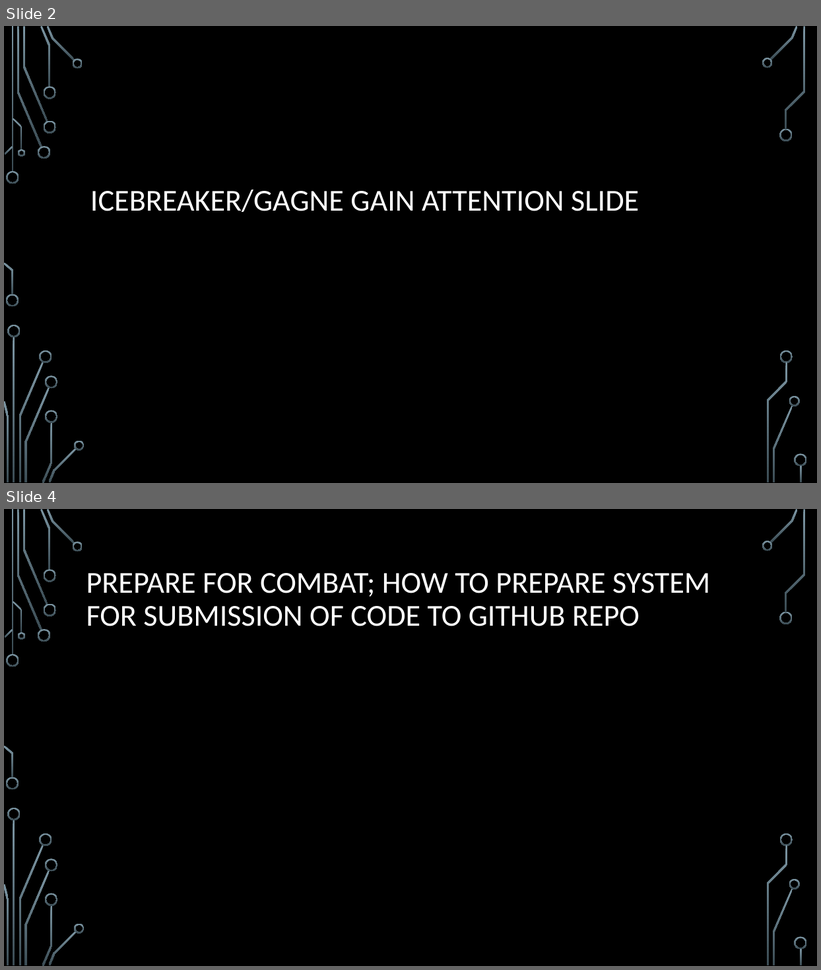
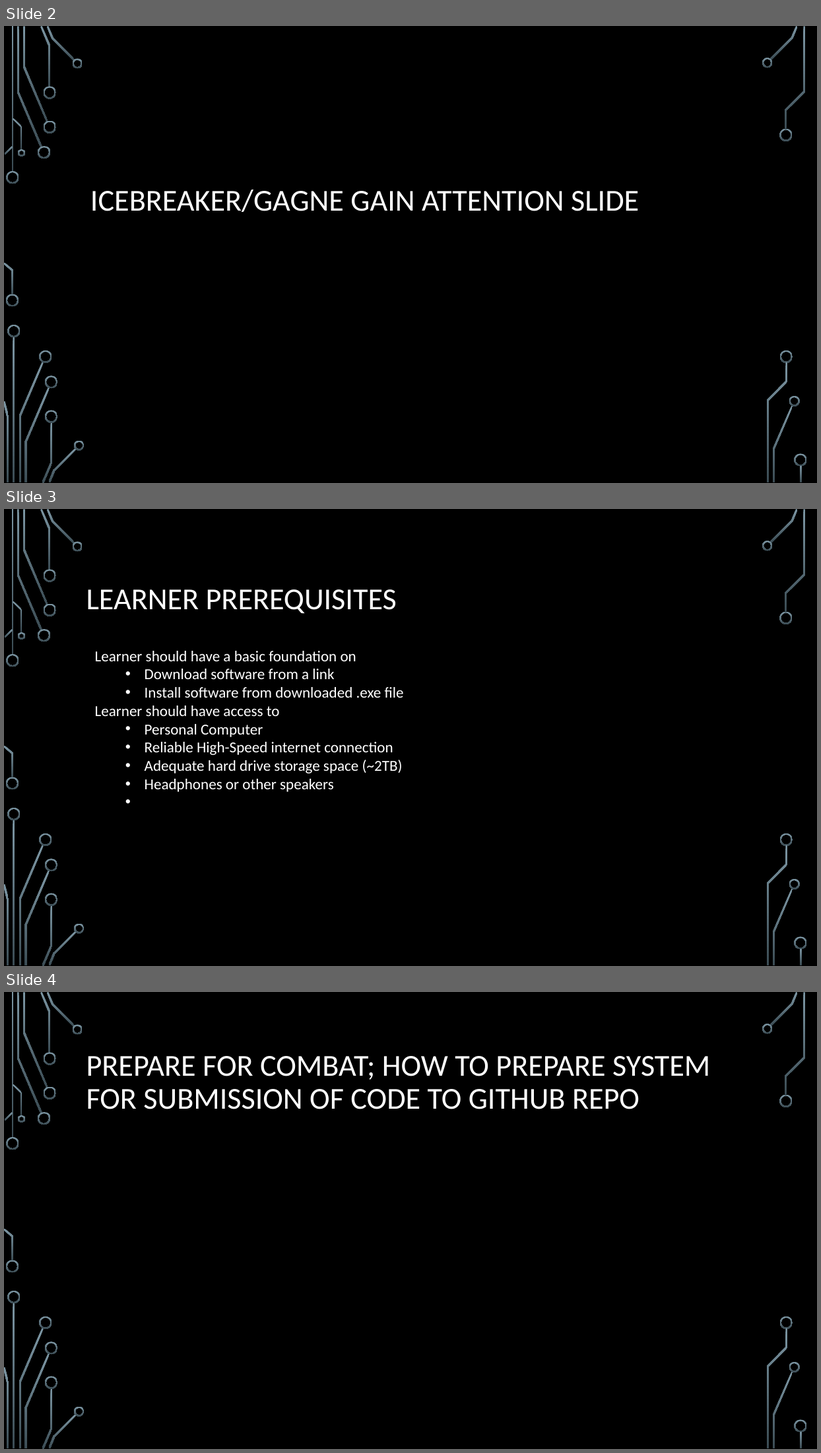
Before and after one commit to hooksta4/refactored-octo-broccoli, a slide deck: Course Materials/Github.pptx. Shown one above the other, each under a label of ours: slides 2 and 4 before the commit, slides 2, 3 and 4 after it; the slides between them are not shown. The pictures are 821x970 and 821x1453 pixels, drawn with LibreOffice and Linux fonts; fonts in the diff are those of the drawing; background and template pictures are left out. Boxes give left, top, right and bottom in pixels: in the first picture for what was removed or moved away, otherwise in the second. Text is boxed around its words. In the diff, an @@ line names an element or a change of style, - is before the commit and + after.

Commit message:
Update to download list

```diff
--- a/Course Materials/Github.pptx
+++ b/Course Materials/Github.pptx
@@ slide 3 added at bbox=[4, 509, 817, 966], background picture (left out); not listed: 36 template elements that a slide beside it also shows @@
@@ title added at bbox=[86, 590, 397, 613], 36 pt, text #FFFFFF @@
+LEARNER PREREQUISITES
@@ text added at bbox=[95, 651, 404, 792], 18 pt, text #FFFFFF @@
+Learner should have a basic foundation on
+  • Download software from a link
+  • Install software from downloaded .exe file
+Learner should have access to
+  • Personal Computer
+  • Reliable High-Speed internet connection
+  • Adequate hard drive storage space (~2TB)
+  • Headphones or other speakers
```
Also in this commit, not shown: 1 slide removed, 1 other file.
